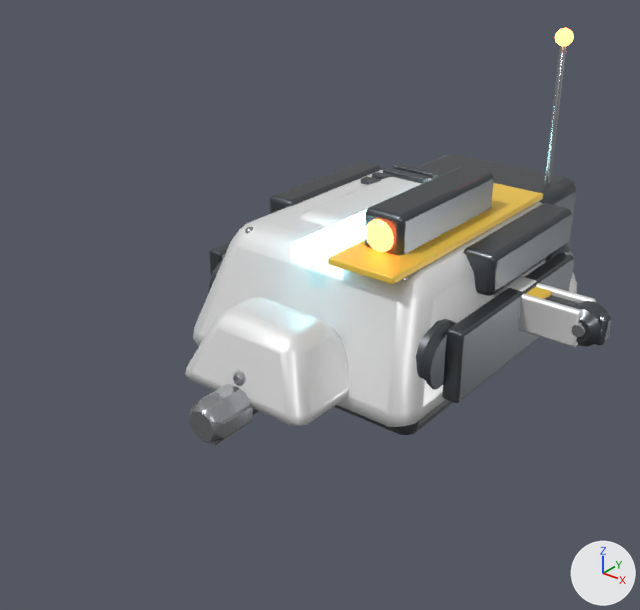
Two versions of the glTF model public/assets/models/robots/hound/rifle.glb, one commit apart.
Camera for both pictures: a camera (50 mm lens) standing at (0.677, -1.031, 0.531) and looking at (0.021, -0.212, 0.023). Arrows for +X, +Y and +Z are at lower right; the lights stay in place. The picture after the commit comes second. Vertices at exactly the same position are counted once.

In view in the first picture: 'Barrel', 'Hull', 'LegUpper', 'Turret' and 1 more.
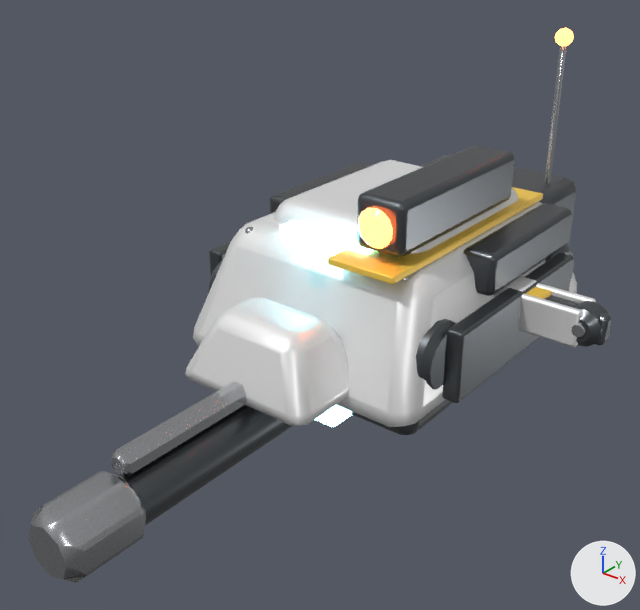
Location of each change, [x1, y1, x2, y2] in pixels of the pictures (640 x 610 px; the box of a moved part takes in the faces that stretch with it):
'Barrel', reshaped
    before: [189, 370, 259, 445]
    after: [28, 381, 352, 583]
'Turret', rescaled (26% wider, 27% taller)
    before: [300, 167, 494, 255]
    after: [273, 145, 518, 257]
part 1 of me_barrel, moved or reshaped (mostly hidden before)
    before: [253, 409, 259, 415]
    after: [115, 405, 293, 525]
part 2 of me_barrel, moved or reshaped
    before: [233, 370, 246, 386]
    after: [111, 381, 246, 477]
part 3 of me_barrel, moved or reshaped
    before: [189, 384, 253, 445]
    after: [28, 471, 147, 583]
part 4 of me_barrel, moved or reshaped (not visible before)
    after: [314, 405, 352, 427]

What changed in the scene script:
```text
Change me_barrel:
    used by ob_barrel; location = (0.0, 0.0, 0.0)
    remove me_barrel.from_pydata(...)  # 264 vertices, 508 faces; spans x -0.032..0.032, y -0.415..0.1, z -0.102..-0.026
    add me_barrel.from_pydata(...)  # 320 vertices, 616 faces; spans x -0.05..0.05, y -0.643..0.155, z -0.158..-0.04
    me_barrel part 1: the loose piece of 56 vertices spanning x -0.021..0.021, y -0.4..0.1, z -0.092..-0.048 is scaled about the mesh origin by 1.55
    me_barrel part 2: the loose piece of 48 vertices spanning x -0.01..0.01, y -0.35..0.07, z -0.046..-0.026 is scaled about the mesh origin by 1.55
    me_barrel part 3: the loose piece of 48 vertices spanning x -0.028..0.028, y -0.415..-0.345, z -0.098..-0.042 is scaled about the mesh origin by 1.55
    me_barrel part 4: the loose piece of 56 vertices spanning x -0.032..0.032, y -0.14..-0.1, z -0.102..-0.038 is scaled about the mesh origin by 1.55
    other edits to the shape of me_barrel do not show in these pictures
    add me_barrel.materials.append(mat_hazard)  # yellow #f9ce50
Change me_turret:
    used by ob_turret; location = (0.0, 0.0, 0.0)
    remove me_turret.from_pydata(...)  # 162 vertices, 308 faces; spans x -0.116..0.116, y -0.171..0.136, z 0.0..0.15
    add me_turret.from_pydata(...)  # 162 vertices, 308 faces; spans x -0.14..0.14, y -0.205..0.163, z 0.0..0.18
    me_turret part 5: the whole mesh is scaled about the mesh origin by 1.2
```
